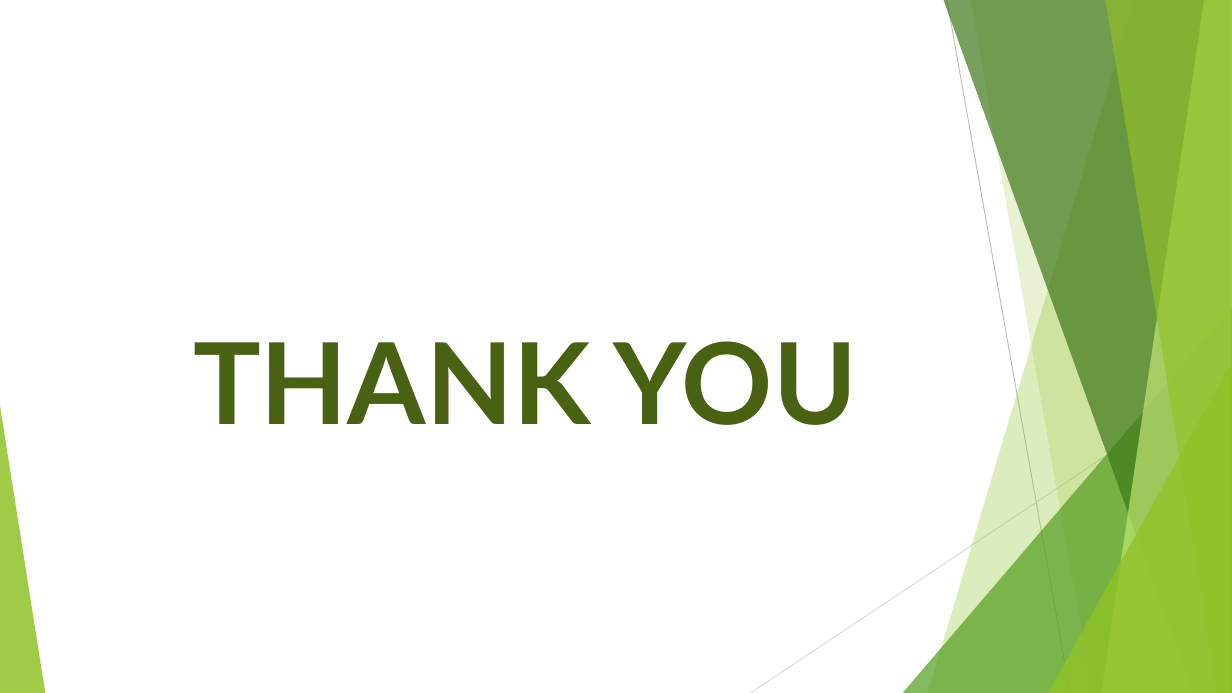
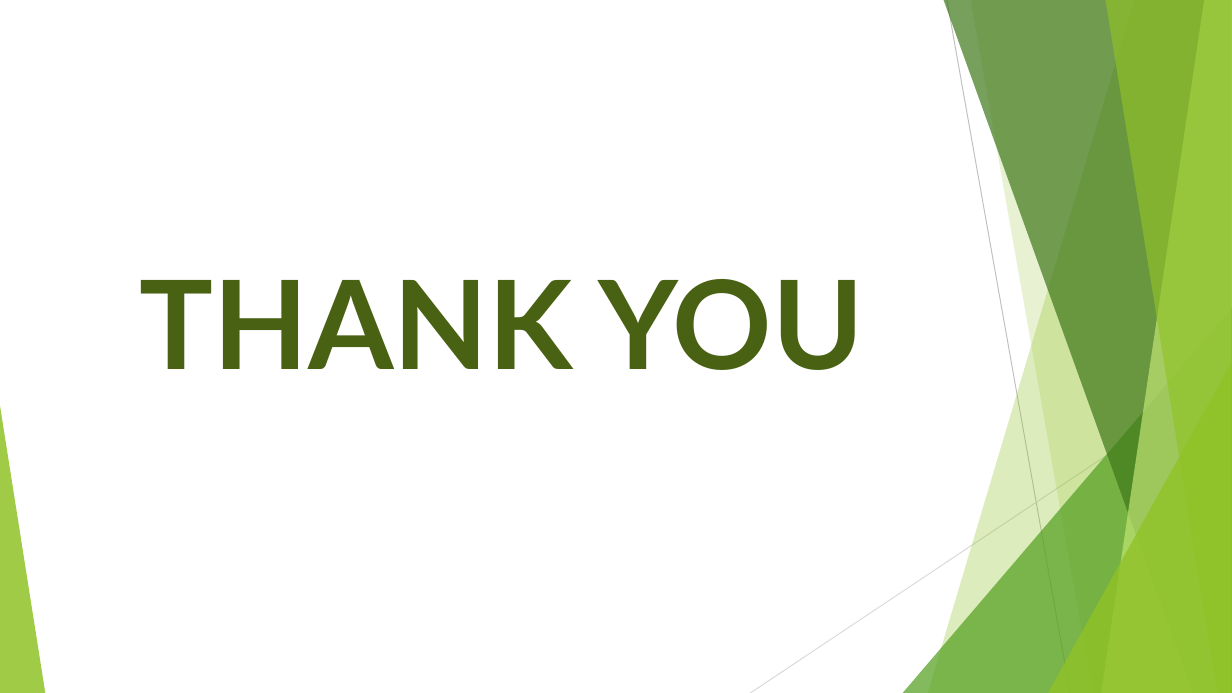
Before and after one commit to Priyanka-408/Soft-Skill, a slide deck: slide 12 of SoftSkill PPT.pptx. Drawn at 1232x693 pixels with LibreOffice and Linux fonts; fonts in the diff are those of the drawing. Boxes give left, top, right and bottom in pixels: in the first picture for what was removed or moved away, otherwise in the second. Text is boxed around its words. In the diff, an @@ line names an element or a change of style, - is before the commit and + after.

```diff
--- a/SoftSkill PPT.pptx
+++ b/SoftSkill PPT.pptx
@@ title "THANK YOU": place and size @@
-title "THANK YOU" at [193,341,856,425]
+title "THANK YOU" at [140,279,864,370]
@@ title "THANK YOU" at [140,279,864,370]: size 88 to 96 pt @@
```
